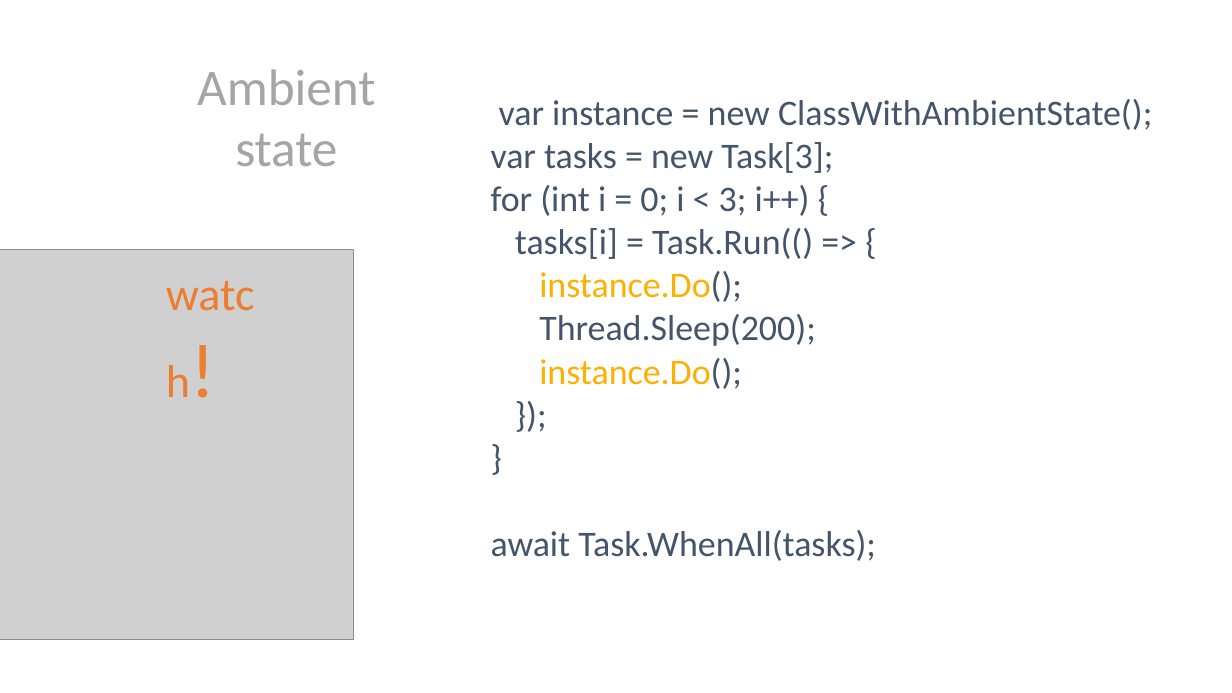
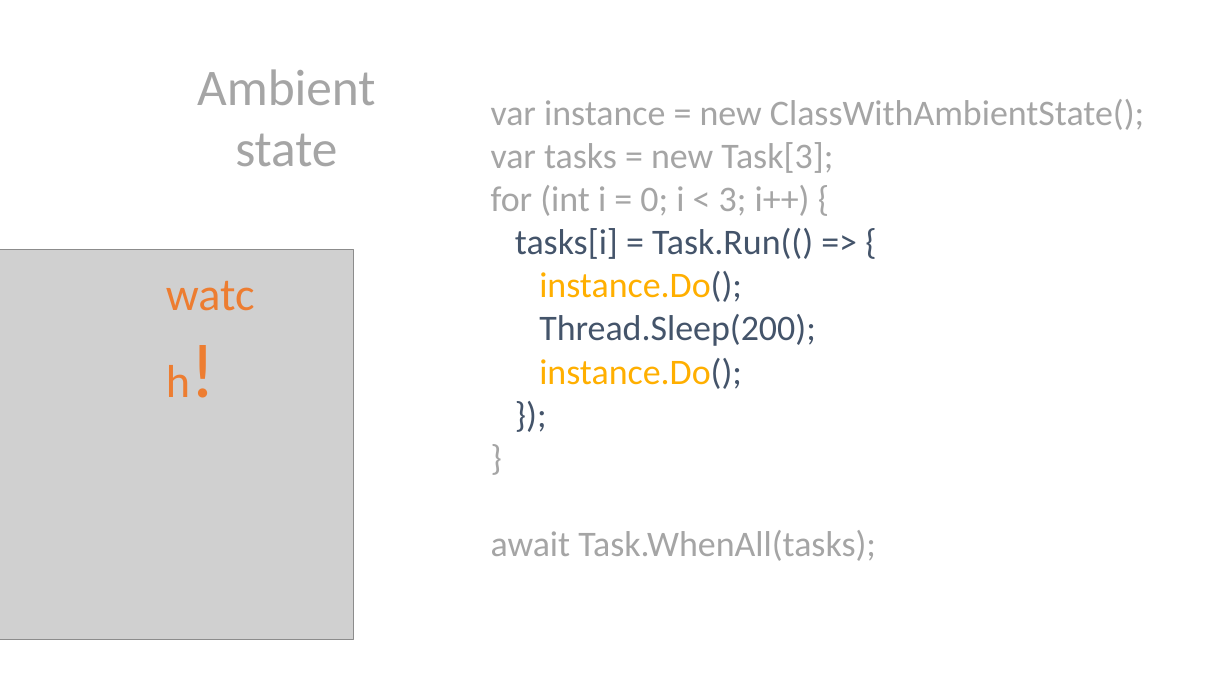
Before and after one commit to danielmarbach/RearchitectTowardsAsyncAwait, a slide deck: slide 35 of presentation.pptx (slide 36 before the commit). Drawn at 1232x693 pixels with LibreOffice and Linux fonts; fonts in the diff are those of the drawing; grey boxes stand for pictures. Boxes give left, top, right and bottom in pixels: in the first picture for what was removed or moved away, otherwise in the second. Text is boxed around its words. In the diff, an @@ line names an element or a change of style, - is before the commit and + after.

```diff
--- a/presentation.pptx
+++ b/presentation.pptx
@@ text at [491, 99, 1144, 561]: text colour #44546A to #A5A5A5 in "var instance = new ClassWithAmbientState();", "var tasks = new Task[3];", "for (int i = 0; i < ...", "}" and 1 more places @@
```
Also in this commit, not shown: 17 other slides changed, 8 slides added, 8 slides removed, 1 other file.
